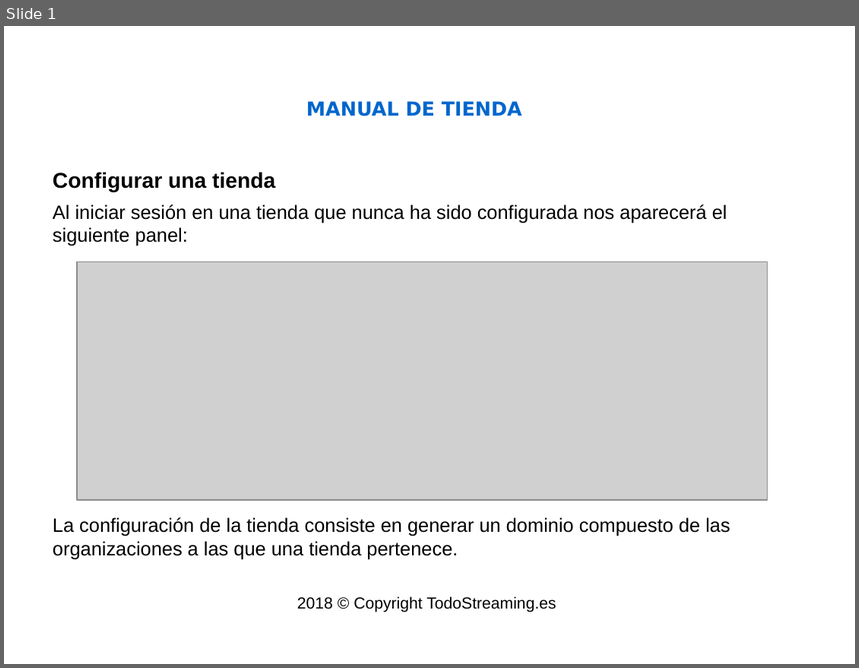
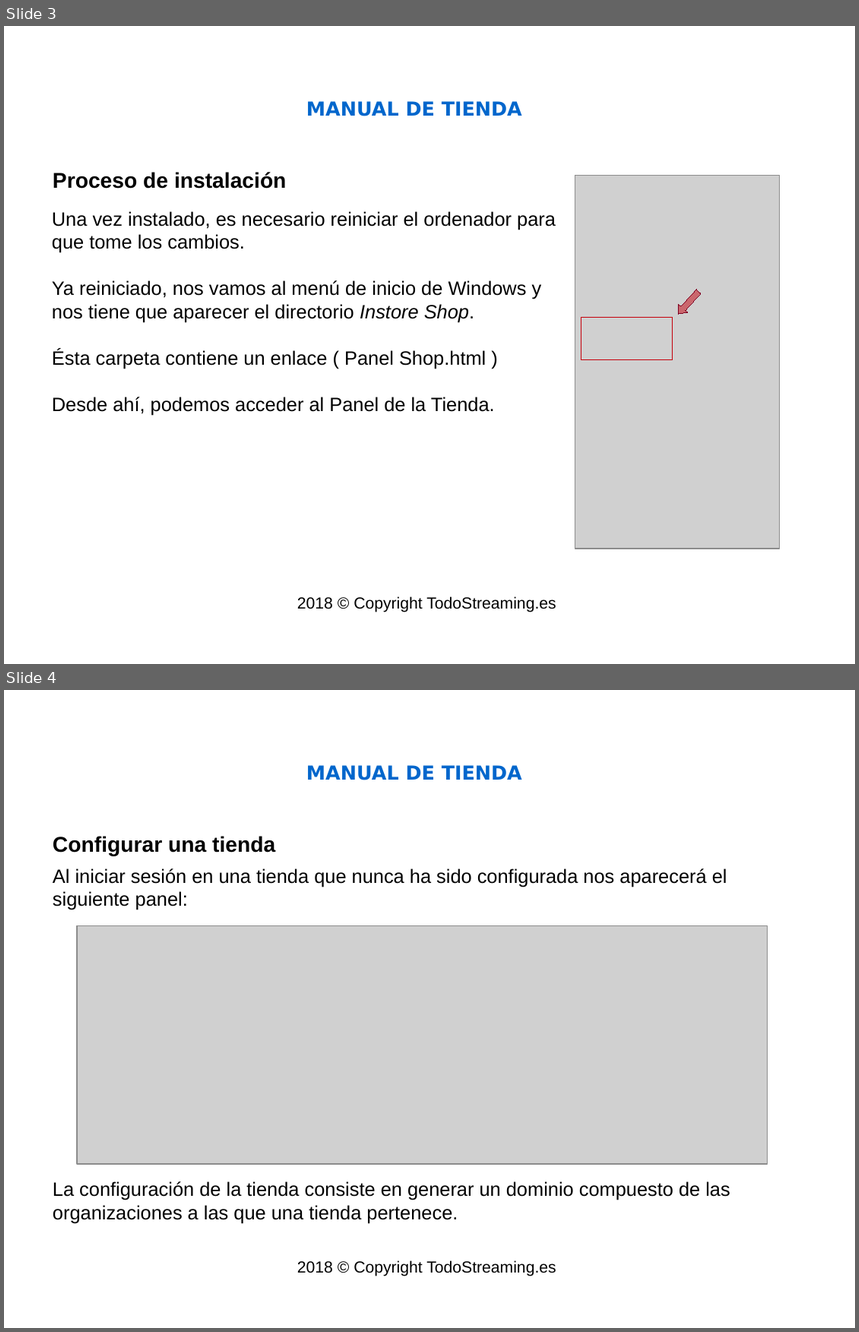
Before and after one commit to isaacml/instore, a slide deck: docs/Manual Tienda.odp. Shown one above the other, each under a label of ours: slide 1 before the commit, slides 3 and 4 after it. The pictures are 859x668 and 859x1332 pixels, drawn with LibreOffice and Linux fonts; fonts in the diff are those of the drawing; grey boxes stand for pictures; background and template pictures are left out. Boxes give left, top, right and bottom in pixels: in the first picture for what was removed or moved away, otherwise in the second. Text is boxed around its words. In the diff, an @@ line names an element or a change of style, - is before the commit and + after.

Commit message:
Actualizaciones: manuales y software

```diff
--- a/docs/Manual Tienda.odp
+++ b/docs/Manual Tienda.odp
@@ slide 3 added at [4, 26, 855, 664], background picture (left out) @@
@@ title added at [306, 101, 522, 116], 18 pt, text #0066CC, bold @@
+MANUAL DE TIENDA
@@ text added at [53, 172, 286, 189], 20 pt, text #000000, bold @@
+Proceso de instalación
@@ picture added at [576, 176, 780, 549] @@
@@ subtitle added at [52, 211, 556, 415], 18 pt, text #000000 @@
+Una vez instalado, es necesario reiniciar el ordenador para que tome los cambios.
+Ya reiniciado, nos vamos al menú de inicio de Windows y nos tiene que aparecer el directorio Instore Shop.
+Ésta carpeta contiene un enlace ( Panel Shop.html )
+Desde ahí, podemos acceder al Panel de la Tienda.
@@ down arrow added at [674, 287, 704, 319], fill #C5000B at 50% opacity, outline #7E0021 0 pt @@
@@ rectangle added at [582, 318, 673, 360], outline #C5000B 0 pt @@
@@ text added at [297, 597, 556, 613], 15 pt, text #000000 @@
+2018 © Copyright TodoStreaming.es
@@ what was slide 1 is now slide 4 @@
```
Also in this commit, not shown: 2 other slides added, 18 other files.
